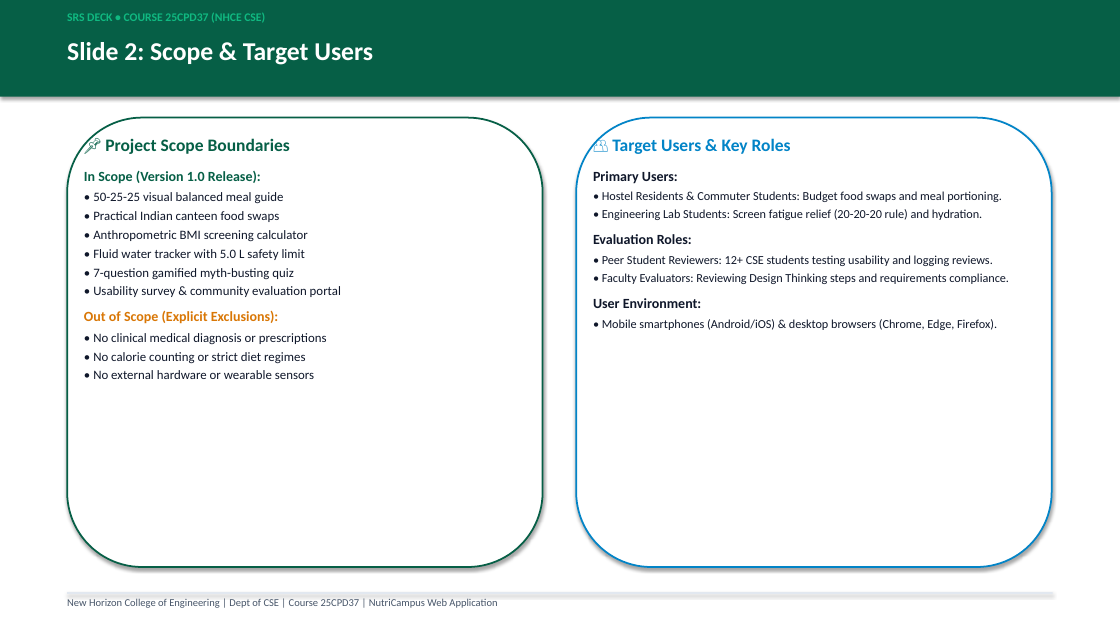
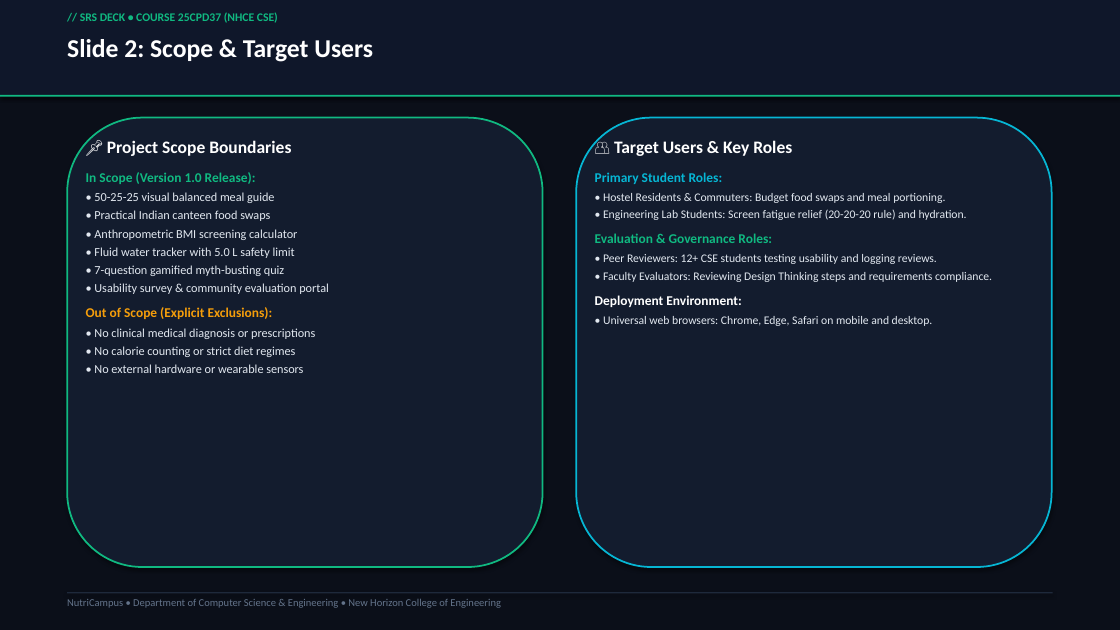
Before and after one commit to Prapulcode/NutriCampus-Health-Nutrition, a slide deck: slide 2 of NutriCampus_5Slide_SRS_Deck.pptx. Drawn at 1120x630 pixels with LibreOffice and Linux fonts; fonts in the diff are those of the drawing. Boxes give left, top, right and bottom in pixels: in the first picture for what was removed or moved away, otherwise in the second. Text is boxed around its words. In the diff, an @@ line names an element or a change of style, - is before the commit and + after.

Commit message:
style: redesign 5-slide SRS deck in Dark Tech / Cyber Minimalist aesthetic

```diff
--- a/NutriCampus_5Slide_SRS_Deck.pptx
+++ b/NutriCampus_5Slide_SRS_Deck.pptx
@@ rectangle at [0, 0, 1120, 97]: fill #065F46 to #0F172A @@
@@ rectangle added at [0, 0, 1120, 630], fill #0B0F19 @@
@@ text at [80, 12, 278, 23]: text changed @@
-SRS DECK • COURSE 25CPD37 (NHCE CSE)
+// SRS DECK • COURSE 25CPD37 (NHCE CSE)
@@ rectangle added at [0, 95, 1120, 97], fill #10B981 @@
@@ text "📌 Project Scope Boundaries" at [86, 140, 329, 373]: text colour #065F46 to #FFFFFF in "📌 Project Scope Boundaries"; size 12 to 11.5 pt in "In Scope (Version 1.0 Release):", "Out of Scope (Explicit Exclusions):"; text colour #065F46 to #10B981 in "In Scope (Version 1.0 Release):"; size 11 to 10.5 pt, text colour #0F172A to #E2E8F0 in "• 50-25-25 visual balanced meal guide", "• Practical Indian canteen food swaps", "• Anthropometric BMI screening calculator", "• Fluid water tracker with 5.0 L ..." and 5 more places; text colour #D97706 to #F59E0B in "Out of Scope (Explicit Exclusions):" @@
@@ rounded rectangle at [67, 118, 543, 567]: fill #FFFFFF to #131C2E; outline #065F46 1.5 pt to #10B981 1.5 pt @@
@@ rounded rectangle at [576, 118, 1052, 567]: fill #FFFFFF to #131C2E; outline #0284C7 1.5 pt to #06B6D4 1.5 pt @@
@@ text at [603, 140, 992, 282]: text colour #0284C7 to #FFFFFF in "👥 Target Users & Key Roles"; size 10.5 to 10 pt, text colour #0F172A to #E2E8F0 in "• Engineering Lab Students: Screen fatigue relief ...", "• Faculty Evaluators: Reviewing Design Thinking steps ..." @@
@@ text at [595, 172, 945, 203]: text changed; size 10.5 to 10 pt; text colour #0F172A to #E2E8F0 @@
-Primary Users:
-• Hostel Residents & Commuter Students: Budget food swaps and meal portioning.
+Primary Student Roles:
+• Hostel Residents & Commuters: Budget food swaps and meal portioning.
@@ text at [595, 233, 937, 264]: text changed; size 10.5 to 10 pt; text colour #0F172A to #E2E8F0 @@
-Evaluation Roles:
-• Peer Student Reviewers: 12+ CSE students testing usability and logging reviews.
+Evaluation & Governance Roles:
+• Peer Reviewers: 12+ CSE students testing usability and logging reviews.
@@ text at [595, 295, 933, 326]: text changed; size 10.5 to 10 pt; text colour #0F172A to #E2E8F0 @@
-User Environment:
-• Mobile smartphones (Android/iOS) & desktop browsers (Chrome, Edge, Firefox).
+Deployment Environment:
+• Universal web browsers: Chrome, Edge, Safari on mobile and desktop.
@@ rectangle at [67, 592, 1053, 593]: fill #E2E8F0 to #1E293B @@
@@ text at [67, 599, 500, 608]: text changed; text colour #475569 to #64748B @@
-New Horizon College of Engineering | Dept of CSE | Course 25CPD37 | NutriCampus Web Application
+NutriCampus • Department of Computer Science & Engineering • New Horizon College of Engineering
```
Also in this commit, not shown: 4 other slides changed, 2 other files.
